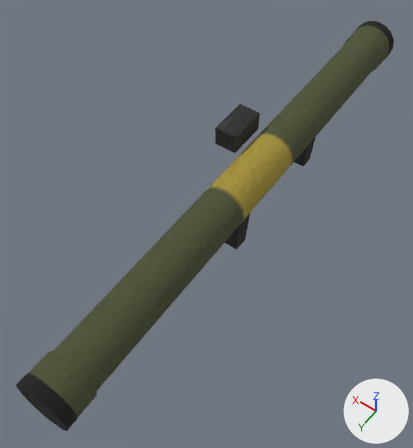
The glTF model assets/src/weapon-at4.glb, before and after one commit.
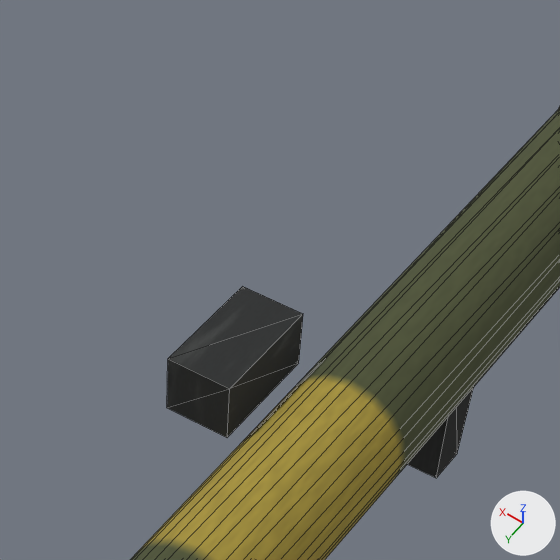
Old and new are each drawn whole from a 50 mm lens placed at (-0.348, 0.47, 0.849), pointed at (0.041, -0.074, -0.007) and again close up on the part from 39% to 83% of the width and 2% to 43% of the height. Arrows for +X, +Y and +Z are at lower right; the lights stay in place. The first two pictures are the older version. The close-ups show mesh edges as thin lines. Vertices at exactly the same position are counted once.

Names of what the first close-up shows: 'weapon-at4'.
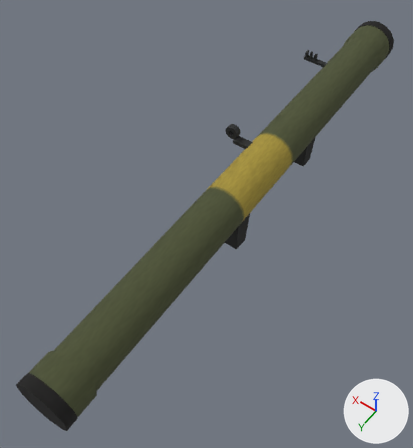
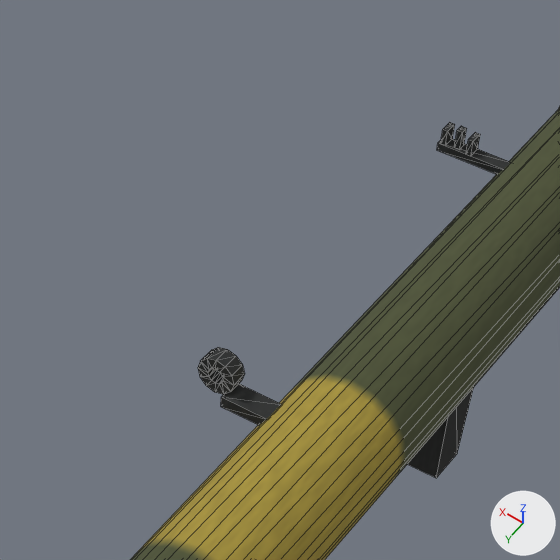
Location of each change, [x1, y1, x2, y2] in pixels of the close-ups (560 x 560 px):
part 1 of me_weapon_at4, added
    after: [437, 139, 511, 175]
part 2 of me_weapon_at4, added
    after: [466, 132, 480, 156]
part 3 of me_weapon_at4, added
    after: [440, 122, 455, 146]
part 4 of me_weapon_at4, added
    after: [454, 126, 467, 150]
part 5 of me_weapon_at4, cut back
    before: [167, 286, 303, 438]
    after: [198, 347, 281, 425]

The change, as a list of edits to the scene's bpy script:
```text
Change me_weapon_at4:
    used by ob_weapon_at4; location = (0.0, 0.0, 0.0)
    remove me_weapon_at4.from_pydata(...)  # 196 vertices, 368 faces; spans x -0.047..0.09, y -0.67..0.37, z -0.075..0.14
    add me_weapon_at4.from_pydata(...)  # 268 vertices, 500 faces; spans x -0.047..0.084, y -0.67..0.37, z -0.075..0.133
    me_weapon_at4 part 1: a new loose piece, a box spanning x 0.03..0.084, y -0.5..-0.49, z 0.1..0.106, in mat_weapons (picture img_weapons_atlas)
    me_weapon_at4 part 2: a new loose piece, a box spanning x 0.058..0.062, y -0.5..-0.49, z 0.106..0.118, in mat_weapons (picture img_weapons_atlas)
    me_weapon_at4 part 3: a new loose piece, a box spanning x 0.078..0.082, y -0.5..-0.49, z 0.106..0.118, in mat_weapons (picture img_weapons_atlas)
    me_weapon_at4 part 4: a new loose piece, a box spanning x 0.0678..0.0722, y -0.498..-0.492, z 0.106..0.12, in mat_weapons (picture img_weapons_atlas)
    me_weapon_at4 part 5
    6 vertices are removed from x 0.05..0.086, y -0.2..-0.196, z 0.105..0.135
    12 faces are deleted
    10 vertices move from x 0.046..0.09, y -0.25..-0.17, z 0.1..0.14 to x 0.03..0.083, y -0.206..-0.19, z 0.1..0.126
    23 vertices are added at x 0.057..0.083, y -0.204, z 0.107..0.133
    23 new vertices lie (0.0, 0.012, 0.0) away from vertices in x 0.05..0.081, y -0.204..-0.2, z 0.107..0.135
    96 new faces join them
```
